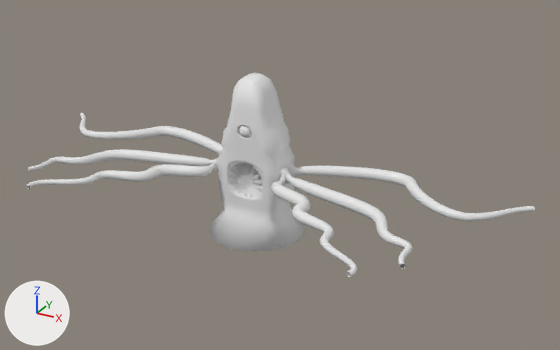
The Blender file Toys/Practices/Monsters/Roper/LP_Roper_3.blend: old version first, new version second.
Camera for both pictures: a camera (50 mm lens) standing at (3.457, -5.822, 2.888) and looking at (0.393, -0.252, 0.103). The axes (+X, +Y, +Z) are drawn at lower left. The lights are the same throughout.
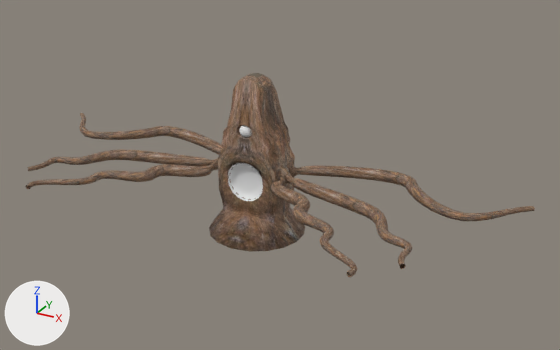
Changed parts and their boxes (x1, y1, x2, y2) in the pictures (560 x 350 px):
'Cube', recoloured (white to brown): (26, 73, 535, 277) in both
'Mouth', added: after (228, 163, 263, 201)
'Circle', deleted: before (227, 162, 264, 202)

What changed in the scene script:
```text
Add img_rock_045_roughness_jpg:
    img_rock_045_roughness_jpg = load_image('Rock_045_Roughness.jpg', '_unpacked/Rock_045_Roughness.jpg', 1024, 1024, 'Non-Color')
Add img_rock_045_normal_jpg:
    img_rock_045_normal_jpg = load_image('Rock_045_Normal.jpg', '_unpacked/Rock_045_Normal.jpg', 1024, 1024, 'Non-Color')
Add img_rock_045_basecolor_jpg:
    img_rock_045_basecolor_jpg = load_image('Rock_045_BaseColor.jpg', '_unpacked/Rock_045_BaseColor.jpg', 1024, 1024, 'sRGB')
Add mat_material:
    mat_material = bpy.data.materials.new('Material')
    # uses the picture img_rock_045_basecolor_jpg
    # uses the picture img_rock_045_normal_jpg
    # uses the picture img_rock_045_roughness_jpg
Add mat_mouth_mat:
    mat_mouth_mat = principled_material('Mouth_Mat')
    mat_mouth_mat.base_color = (0.8, 0.8, 0.8)  # white #e7e7e7
Change me_cube:
    where me_cube.from_pydata(...)  # 1243 vertices, 1216 faces; spans x 0.0..2.5, y -1.38..0.47, z -0.64..0.91
    add me_cube.materials.append(mat_material)
Add me_circle_002:
    me_circle_002.from_pydata(...)  # 129 vertices, 112 faces; spans x -0.727..0.727, y -0.727..0.727, z 0.024..0.252
    me_circle_002.polygons.foreach_set('use_smooth', [True] * 112)
    me_circle_002.materials.append(mat_mouth_mat)  # white #e7e7e7
Remove ob_circle:
    ob_circle = bpy.data.objects.new('Circle', me_circle)
    ob_circle.location = (0.0, -0.215, -0.069)
    ob_circle.rotation_euler = (-1.571, 0.0, 0.0)  # degrees (-90, 0, 0)
    ob_circle.scale = (0.267, 0.267, 0.267)
Add ob_mouth:
    ob_mouth = bpy.data.objects.new('Mouth', me_circle_002)
    ob_mouth.location = (0.0, -0.215, -0.069)
    ob_mouth.rotation_euler = (-1.571, 0.0, 0.0)  # degrees (-90, 0, 0)
    ob_mouth.scale = (0.267, 0.267, 0.267)
```
